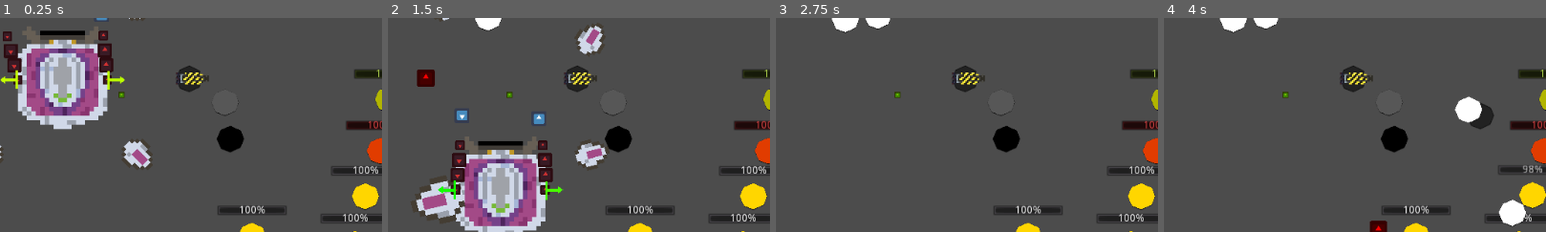
Above: before the commit, frames 1-4 (left to right).
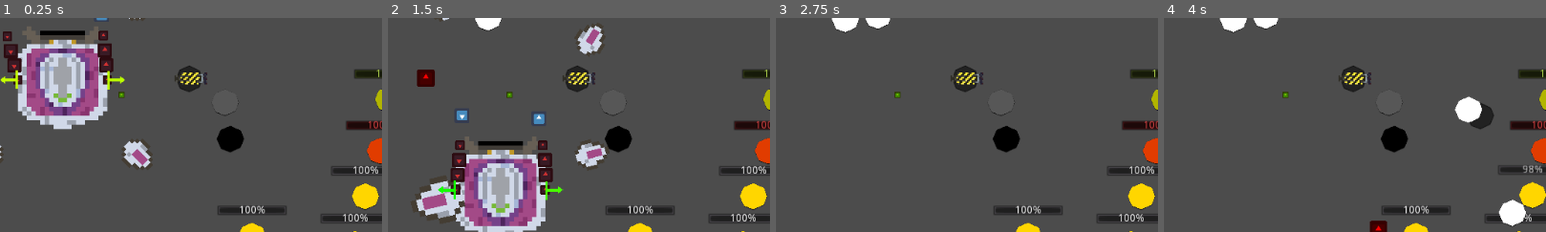
Above: after the commit, the same moments.

Repository: Tarnowiczanka-Stare-Tarnowice/pink-cat
Game: Godot game, scene res://Scenes/PhysicsTest.tscn
Two runs of this game, one before a commit and one after it. Both use one fixed random seed, a clock stepped at 60 frames per second and the inputs below. The engine's default icon, where the game draws it, is replaced by a stand-in: a white triangle on a blue panel in a dark square.
Inputs (mouse positions are % of the whole screen's width and height, from its top left):
- Up to frame 1 (0.25 s): no input
- Up to frame 2 (1.5 s): tap Enter (ui_accept) at 0.5, 0.77 s; move the mouse to (18, 30) at 0.52 s; hold Right (ui_right) 0.53-1.28 s; tap Middle mouse button (left_shoot) at 0.6 s; move the mouse to (16, 30) at 1.27 s; hold Down (ui_down) from 1.28 s (still down); click (16, 30) at 1.35 s
- Up to frame 3 (2.75 s): tap Enter (ui_accept) at 1.52 s; move the mouse to (60, 25) at 2.02 s; release Down (ui_down) at 2.03 s; hold Right (ui_right) from 2.03 s (still down); right-click (60, 25) at 2.1 s
- Up to frame 4 (4 s): move the mouse to (45, 69) at 2.77 s; release Right (ui_right) at 2.78 s; hold Up (ui_up) 2.78-3.53 s; tap Middle mouse button (left_shoot) at 2.85 s; tap Enter (ui_accept) at 3.02, 3.77 s; move the mouse to (80, 63) at 3.52 s; hold Left (ui_left) from 3.53 s (still down); click (80, 63) at 3.6 s
The pictures show only the part of the screen within x 4-54%, y 31-81%; the shares and areas given below are measured in that part.

The runs differ from the first frame. In frame 1, 0.2% of the frame differs, in the area x 45-55%, y 25-32%; in frame 2, 0.2%; in frame 3, 0.2%; in frame 4, 0.2%.

Commit message:
Nailgun obrócony
obróciłem sprite nailguna o 180

Diff:
--- a/Scenes/NailGun.tscn
+++ b/Scenes/NailGun.tscn
@@ -34,7 +34,7 @@
 accuracy_degrees = 2.0
 
 [node name="Nailgun" type="Sprite" parent="." index="3"]
-position = Vector2( -4, 0 )
-rotation = -1.57079
+position = Vector2( 10, 0 )
+rotation = -4.71238
 scale = Vector2( 2, 2 )
 texture = ExtResource( 2 )
